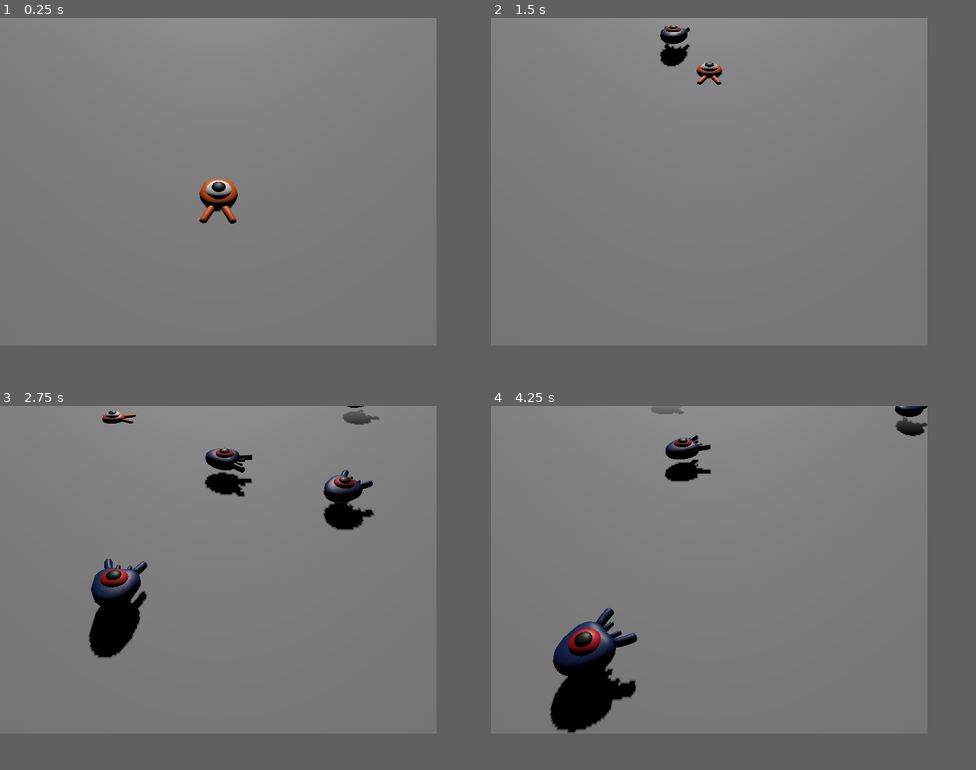
Above: before the commit, frames 1-4 (two rows, left to right).
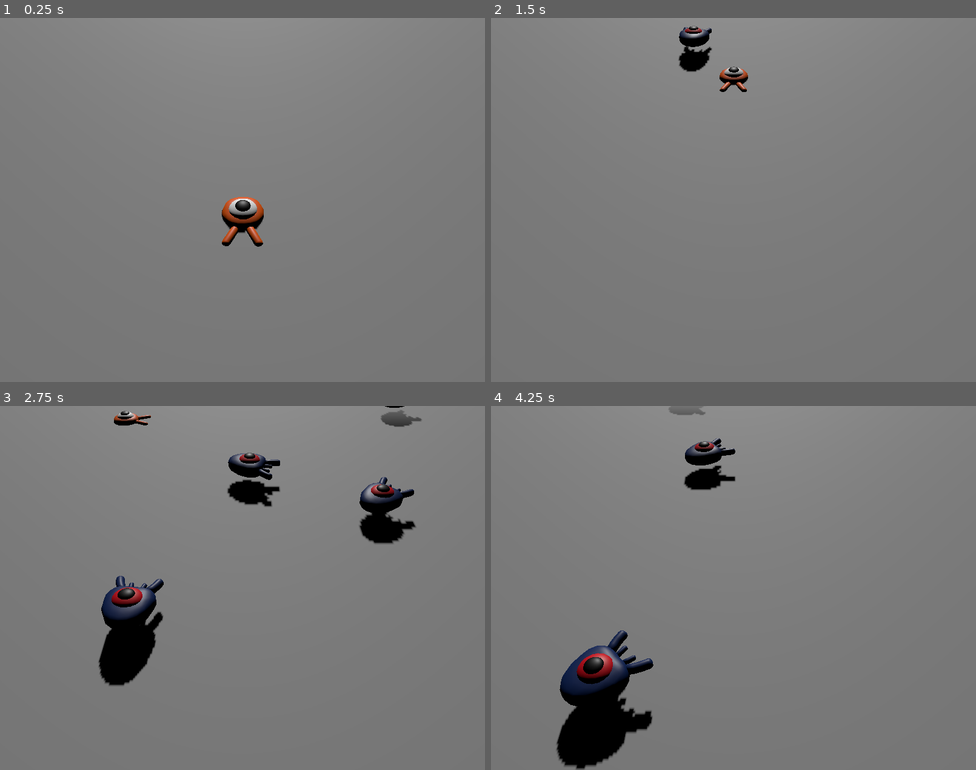
Above: after the commit, the same moments.

Repository: ChrisTague1/godot-3d
Game: Godot game, scene res://main.tscn
Same seed, same stepped clock (60 frames per second), same inputs: the game is played once before the commit and once after it.
Inputs:
- Up to frame 1 (0.25 s): no input
- Up to frame 2 (1.5 s): tap Enter at 0.5 s; hold Up (move_forward) from 0.53 s (still down); tap Space (jump) at 0.77 s
- Up to frame 3 (2.75 s): tap Space (jump) at 1.52 s; release Up (move_forward) at 2.03 s; hold Left (move_left) from 2.03 s (still down)
- Up to frame 4 (4.25 s): tap Space (jump) at 3.02, 3.77 s; release Left (move_left) at 3.53 s; hold Down (move_back) from 3.53 s (still down)
In our replay, the window is 720x540 before the commit and 800x600 after it. These sizes can differ from the game's own. Grey fills any space a smaller window leaves; there, only what the larger window draws over its background counts as a difference.

The runs differ from the first frame. In frame 1, 1.3% of the frame differs, in the area x 41-55%, y 44-63%; in frame 2, 1.4%; in frame 3, 7.5%, in the area x 18-87%, y 0-77%; in frame 4, 6.6%.

Commit message:
a nice game

Diff:
--- a/main.gd
+++ b/main.gd
@@ -14,3 +14,7 @@
 	mob.initialize(mob_spawn_location.position, player_position)
 
 	add_child(mob)
+
+
+func _on_player_hit() -> void:
+	$MobTimer.stop()
--- a/main.tscn
+++ b/main.tscn
@@ -85,4 +85,5 @@
 wait_time = 0.5
 autostart = true
 
+[connection signal="hit" from="Player" to="." method="_on_player_hit"]
 [connection signal="timeout" from="MobTimer" to="." method="_on_mob_timer_timeout"]
--- a/mob.gd
+++ b/mob.gd
@@ -3,7 +3,13 @@
 @export var min_speed = 10
 @export var max_speed = 18
 
-func _physics_process(delta: float) -> void:
+signal squashed
+
+func squash():
+	squashed.emit()
+	queue_free()
+
+func _physics_process(_delta: float) -> void:
 	move_and_slide()
 
 func initialize(start_position, player_position):
--- a/player.gd
+++ b/player.gd
@@ -3,6 +3,9 @@
 @export var speed = 14
 @export var fall_acceleration = 75
 @export var jump_impluse = 20
+@export var bounce_impulse = 16
+
+signal hit
 
 var target_velocity = Vector3.ZERO
 
@@ -31,5 +34,25 @@
 	if is_on_floor() and Input.is_action_just_pressed("jump"):
 		target_velocity.y = jump_impluse
 
+	for index in range(get_slide_collision_count()):
+		var collision = get_slide_collision(index)
+		var collider = collision.get_collider()
+
+		if collider == null:
+			continue
+
+		if collider.is_in_group("mob") and Vector3.UP.dot(collision.get_normal()) > 0.1:
+			collider.squash()
+			target_velocity.y = bounce_impulse
+			break
+
 	velocity = target_velocity
 	move_and_slide()
+
+func die():
+	hit.emit()
+	queue_free()
+
+func _on_mob_detector_body_entered(body: Node3D) -> void:
+	print("Something got hit lol")
+	die()
--- a/player.tscn
+++ b/player.tscn
@@ -1,10 +1,14 @@
-[gd_scene load_steps=4 format=3 uid="uid://dckgndbhv7xpe"]
+[gd_scene load_steps=5 format=3 uid="uid://dckgndbhv7xpe"]
 
 [ext_resource type="PackedScene" uid="uid://cwea7rr7aqveo" path="res://art/player.glb" id="1_4flbx"]
 [ext_resource type="Script" uid="uid://c5kfkdh3ce3jg" path="res://player.gd" id="1_onrkg"]
 
 [sub_resource type="SphereShape3D" id="SphereShape3D_4flbx"]
 radius = 0.8
+
+[sub_resource type="CylinderShape3D" id="CylinderShape3D_onrkg"]
+height = 0.5
+radius = 1.4
 
 [node name="Player" type="CharacterBody3D"]
 collision_mask = 6
@@ -17,3 +21,14 @@
 [node name="CollisionShape3D" type="CollisionShape3D" parent="."]
 transform = Transform3D(1, 0, 0, 0, 1, 0, 0, 0, 1, 0, 0.8, 0)
 shape = SubResource("SphereShape3D_4flbx")
+
+[node name="MobDetector" type="Area3D" parent="."]
+collision_layer = 0
+collision_mask = 2
+monitorable = false
+
+[node name="CollisionShape3D" type="CollisionShape3D" parent="MobDetector"]
+transform = Transform3D(1, 0, 0, 0, 1, 0, 0, 0, 1, 0, 0.5, 0)
+shape = SubResource("CylinderShape3D_onrkg")
+
+[connection signal="body_entered" from="MobDetector" to="." method="_on_mob_detector_body_entered"]
--- a/project.godot
+++ b/project.godot
@@ -18,8 +18,8 @@
 
 [display]
 
-window/size/viewport_width=720
-window/size/viewport_height=540
+window/size/viewport_width=2000
+window/size/viewport_height=1500
 
 [dotnet]
 
